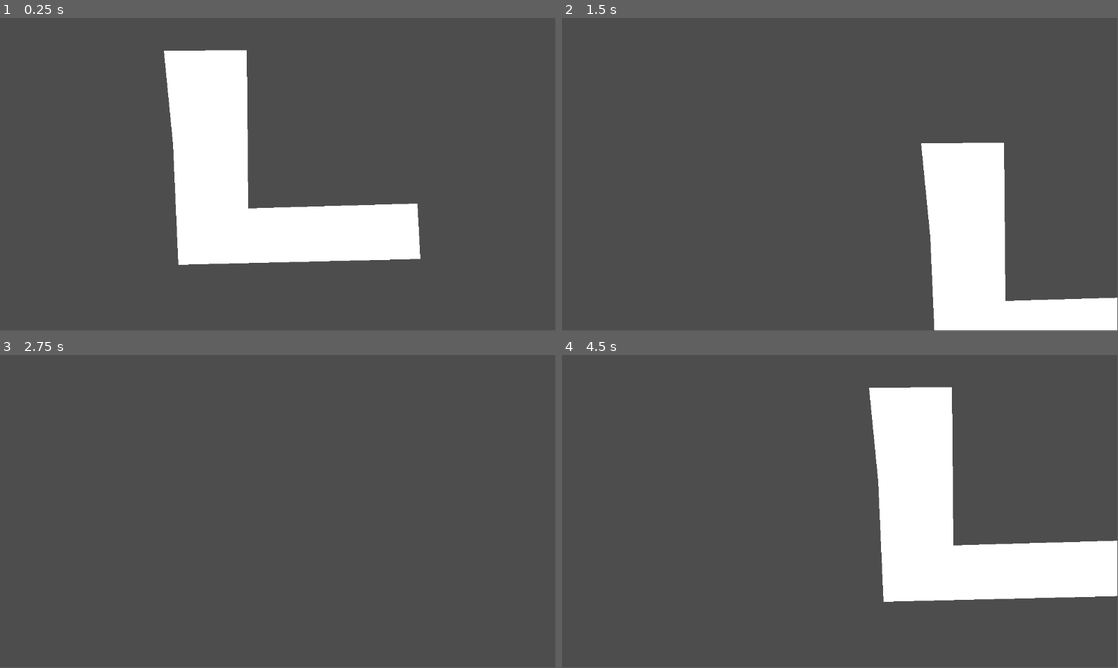
Above: before the commit, frames 1-4 (two rows, left to right).
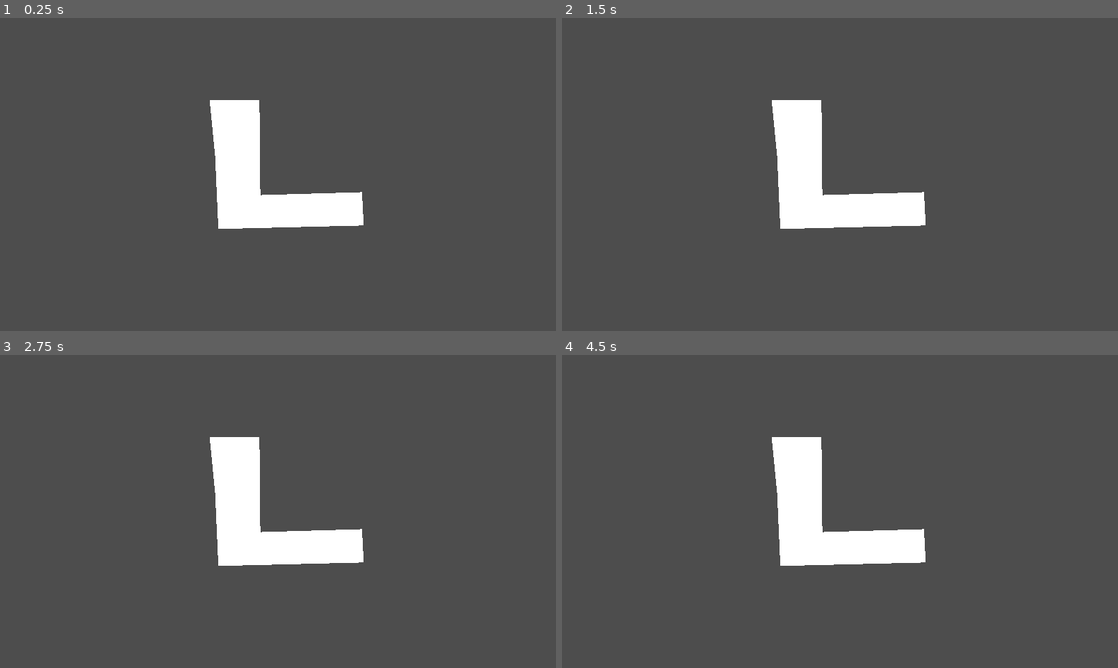
Above: after the commit, the same moments.

Repository: Kauzoo/RainDrain
Game: Godot game, scene res://Scenes/test.tscn
The game is run twice, just before and just after one commit, with the same random seed, the same clock (stepped at 60 frames per second) and the same inputs.
Inputs:
- Up to frame 1 (0.25 s): no input
- Up to frame 2 (1.5 s): tap Enter at 0.5 s; hold Right (ui_right) 0.53-1.28 s; hold Down (ui_down) from 1.28 s (still down)
- Up to frame 3 (2.75 s): release Down (ui_down) at 2.03 s; hold Right (ui_right) from 2.03 s (still down)
- Up to frame 4 (4.5 s): tap Space at 2.75 s; release Right (ui_right) at 2.78 s; hold Up (ui_up) 2.78-3.53 s; tap Enter at 3.5 s; hold Left (ui_left) from 3.53 s (still down)
In our replay, the window is 799x449 before the commit and 800x450 after it. These sizes can differ from the game's own. Grey fills any space a smaller window leaves; there, only what the larger window draws over its background counts as a difference.

The runs differ from the first frame. In frame 1, 12% of the frame differs, in the area x 29-76%, y 10-79%; in frame 2, 16%; in frame 3, 5.3%; in frame 4, 18%, in the area x 37-100%, y 10-79%.

Commit message:
Organized folders

Diff:
--- /dev/null
+++ b/Archive/Polygon2D.gd
@@ -0,0 +1,18 @@
+extends Polygon2D
+
+# Global Constants #
+var X_INCREMENT = 180
+var Y_INCREMENT = 180
+var X_DIRECTION =   0
+var Y_DIRECTION =   0
+var SPEED       =   3
+####################
+
+# Methods #
+func _init():
+	position = Vector2.ZERO
+	return
+
+func _process(_delta): ## change to delta if perma movement
+	return
+###########
--- /dev/null
+++ b/Scenes/HUD.tscn
@@ -0,0 +1,3 @@
+[gd_scene format=3 uid="uid://dplqy6b6wbpdg"]
+
+[node name="CanvasLayer" type="CanvasLayer"]
--- /dev/null
+++ b/Scenes/House.tscn
@@ -0,0 +1,3 @@
+[gd_scene format=3 uid="uid://duoct31v344c6"]
+
+[node name="House" type="RigidBody2D"]
--- /dev/null
+++ b/Scenes/Main.tscn
@@ -0,0 +1,3 @@
+[gd_scene format=3 uid="uid://dhkgpbaw7i0x5"]
+
+[node name="Main" type="Node"]
--- /dev/null
+++ b/Scenes/Mob.tscn
@@ -0,0 +1,4 @@
+[gd_scene format=3 uid="uid://dn8qs47foh2tq"]
+
+[node name="RigidBody2D" type="RigidBody2D"]
+metadata/_edit_group_ = true
--- /dev/null
+++ b/Scenes/Player.tscn
@@ -0,0 +1,8 @@
+[gd_scene format=3 uid="uid://b0q5xxcf6gt3j"]
+
+[node name="Player" type="Area2D"]
+metadata/_edit_group_ = true
+
+[node name="AnimatedSprite2D" type="AnimatedSprite2D" parent="."]
+
+[node name="CollisionShape2D" type="CollisionShape2D" parent="."]
--- a/Scenes/Polygon2D.gd
+++ /dev/null
@@ -1,31 +0,0 @@
-extends Polygon2D
-
-# Global Constants #
-var X_INCREMENT = 180
-var Y_INCREMENT = 320
-var X_DIRECTION =   0
-var Y_DIRECTION =   0
-var SPEED       =   3
-####################
-
-# Methods #
-func _process(delta): ## change to delta if perma movement
-	if Input.is_action_just_pressed("ui_left")  and X_DIRECTION == 0:
-		Y_DIRECTION =  0
-		X_DIRECTION = -1
-	if Input.is_action_just_pressed("ui_right") and X_DIRECTION == 0:
-		Y_DIRECTION =  0
-		X_DIRECTION =  1
-	if Input.is_action_just_pressed("ui_up")    and Y_DIRECTION == 0:
-		X_DIRECTION =  0
-		Y_DIRECTION = -1
-	if Input.is_action_just_pressed("ui_down")  and Y_DIRECTION == 0:
-		X_DIRECTION =  0
-		Y_DIRECTION =  1
-	## For perma movement, uncomment the next line
-	position += (SPEED * Vector2(X_DIRECTION * X_INCREMENT * delta, Y_DIRECTION * Y_INCREMENT * delta))
-	#position += Vector2(X_DIRECTION * X_INCREMENT, Y_DIRECTION * Y_INCREMENT)
-	#X_DIRECTION = 0
-	#Y_DIRECTION = 0
-	return
-###########
--- a/Scenes/test.tscn
+++ b/Scenes/test.tscn
@@ -1,13 +1,14 @@
 [gd_scene load_steps=3 format=3 uid="uid://dtbmllsojhc73"]
 
-[ext_resource type="Script" path="res://Scripts/HelloWorld.gd" id="1_g2wp7"]
-[ext_resource type="Script" path="res://Scenes/Polygon2D.gd" id="2_srjpo"]
+[ext_resource type="Script" path="res://Archive/HelloWorld.gd" id="1_obott"]
+[ext_resource type="Script" path="res://Archive/Polygon2D.gd" id="2_3gs8b"]
 
 [node name="Node2D" type="Node2D"]
 
 [node name="Camera2D" type="Camera2D" parent="."]
-script = ExtResource("1_g2wp7")
+script = ExtResource("1_obott")
 
 [node name="Polygon2D" type="Polygon2D" parent="."]
+position = Vector2(6.10352e-05, 1.19209e-07)
 polygon = PackedVector2Array(-217, -62, -206, 188, 296, 176, 290, 61, -61, 71, -64, -257, -236, -256)
-script = ExtResource("2_srjpo")
+script = ExtResource("2_3gs8b")
--- a/project.godot
+++ b/project.godot
@@ -13,7 +13,16 @@
 config/name="RainDrain"
 run/main_scene="res://Scenes/test.tscn"
 config/features=PackedStringArray("4.1", "GL Compatibility")
-config/icon="res://icon.svg"
+config/icon="res://Archive/icon.svg"
+
+[display]
+
+window/size/viewport_width=1920
+window/size/viewport_height=1080
+window/size/mode=3
+window/size/borderless=true
+window/stretch/mode="canvas_items"
+window/vsync/vsync_mode=0
 
 [dotnet]
 
Renamed: Scripts/HelloWorld.gd -> Archive/HelloWorld.gd
Renamed: icon.svg -> Archive/icon.svg
Not shown, added: Archive/icon.svg.import
Renamed: Scripts/character_movement.gd -> Scripts/character_movement.txt
Not shown, added: Sprites/Roads/ne.png.import
Not shown, added: Sprites/Roads/ns.png.import
Not shown, added: Sprites/Roads/nse.png.import
Not shown, changed: Sprites/Roads/nsw.png.import
Not shown, added: Sprites/Roads/nswe.png.import
Not shown, added: Sprites/Roads/nw.png.import
Not shown, added: Sprites/Roads/nwe.png.import
Not shown, added: Sprites/Roads/se.png.import
(and 3 more such lines)
